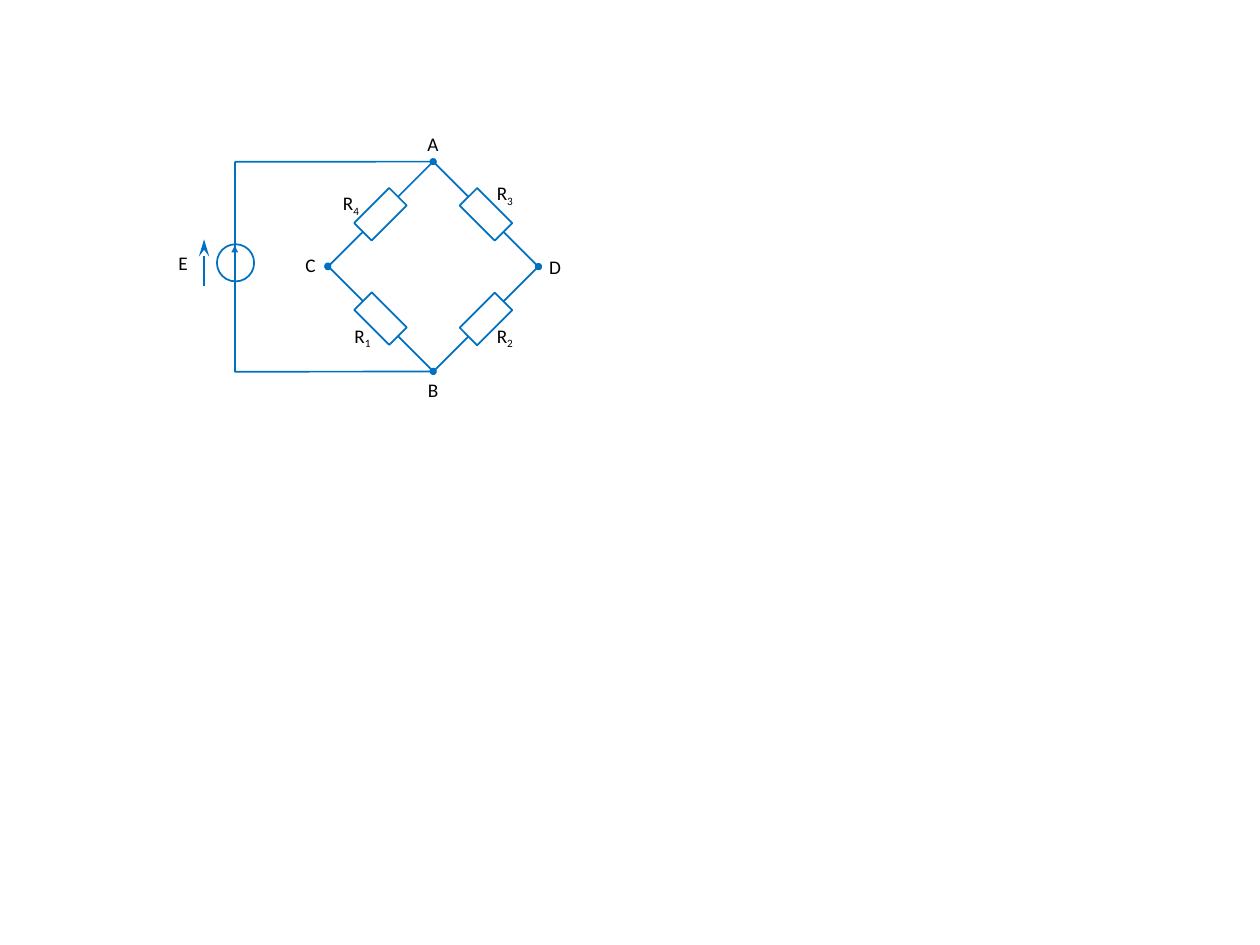
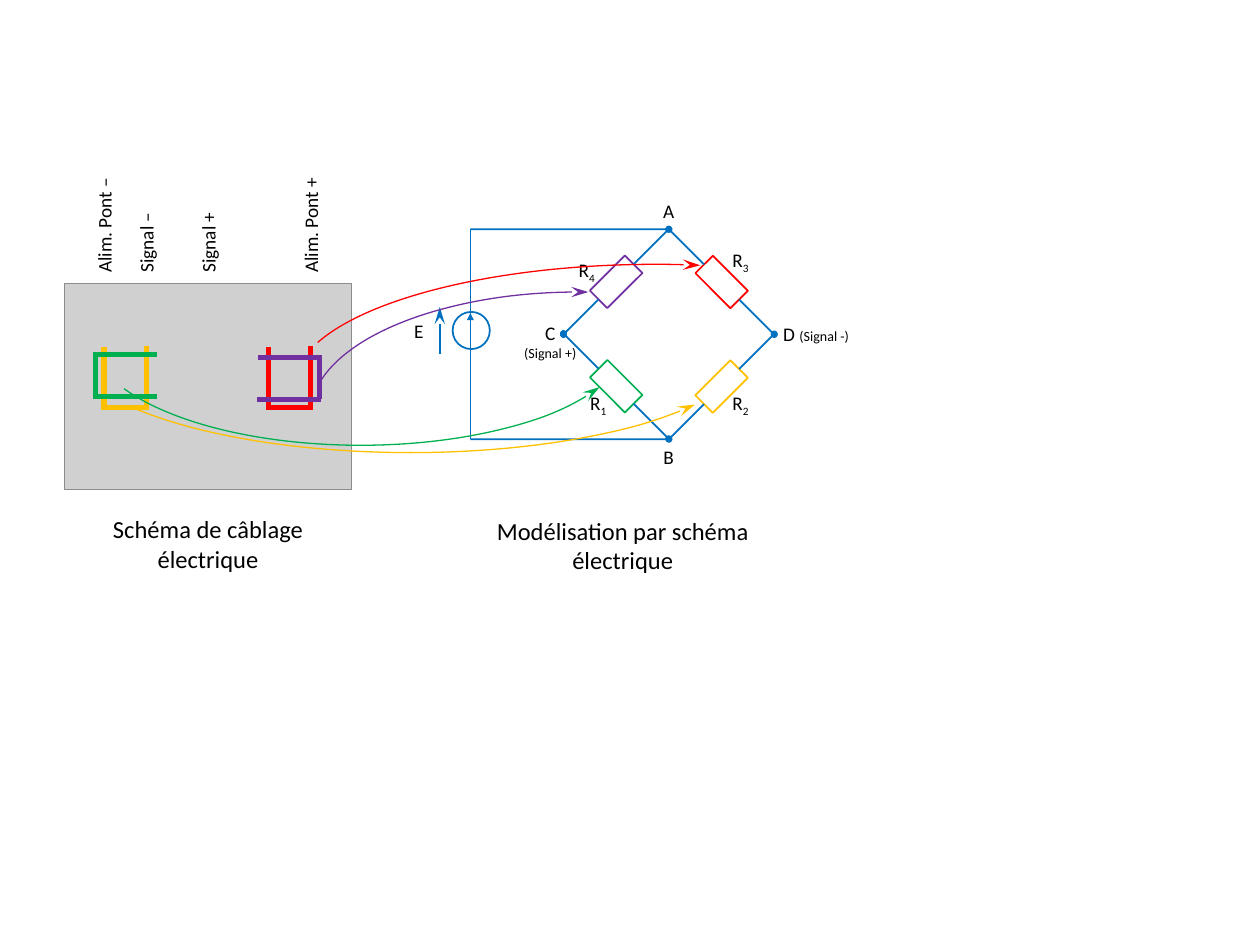
Before and after one commit to xpessoles/04_Etude_Systemes_Electriques_Analyser_Modeliser_Resoudre_Realiser, a slide deck: slide 1 of 01_DipolesSources/TD_02_JaugeExtensometrie_Wheatstone/images/Figures.pptx. Drawn at 1260x945 pixels with LibreOffice and Linux fonts; fonts in the diff are those of the drawing; grey boxes stand for pictures. Boxes give left, top, right and bottom in pixels: in the first picture for what was removed or moved away, otherwise in the second. Text is boxed around its words. In the diff, an @@ line names an element or a change of style, - is before the commit and + after.

```diff
--- a/01_DipolesSources/TD_02_JaugeExtensometrie_Wheatstone/images/Figures.pptx
+++ b/01_DipolesSources/TD_02_JaugeExtensometrie_Wheatstone/images/Figures.pptx
@@ arc (boxed as its full ellipse) added at [64,229,756,452], outline #FFC000 0.75 pt @@
@@ arc (boxed as its full ellipse) added at [88,222,633,445], outline #00B050 0.75 pt @@
@@ group added at [64,195,352,490]: 4 texts, 1 picture @@
+Alim. Pont –
+Alim. Pont +
+Signal –
+Signal +
@@ arc (boxed as its full ellipse) added at [294,265,1017,509], outline #FF0000 0.75 pt @@
@@ rectangle at [590,255,642,308]: outline #0070C0 1 pt to #7030A0 1 pt @@
@@ 9 arrows, 3 texts, 3 lines, 3 rectangles, 1 ellipse: place and size @@
-9 arrows, 3 texts, 3 lines, 3 rectangles, 1 ellipse at [204,161,539,397]
+9 arrows, 3 texts, 3 lines, 3 rectangles, 1 ellipse at [440,229,775,464]
@@ rectangle at [696,255,748,308]: outline #0070C0 1 pt to #FF0000 1 pt @@
@@ arc (boxed as its full ellipse) added at [311,292,849,537], outline #7030A0 0.75 pt @@
@@ text "C": place and size @@
-text "C" at [305,259,315,272]
+text "C" at [524,327,562,361]
@@ text at [783,328,837,344]: text changed; size 11 to 8 pt @@
-D
+D (Signal -)
@@ line added from (156, 354) to (93, 354), #00B050 3 pt @@
@@ line added from (96, 397) to (96, 354), #00B050 3 pt @@
@@ line added from (105, 346) to (105, 411), #FFC000 3 pt @@
@@ line added from (146, 346) to (146, 410), #FFC000 3 pt @@
@@ line added from (258, 358) to (321, 358), #7030A0 3 pt @@
@@ line added from (268, 346) to (268, 411), #FF0000 3 pt @@
@@ line added from (311, 346) to (311, 410), #FF0000 3 pt @@
@@ line added from (319, 399) to (319, 358), #7030A0 3 pt @@
@@ text at [524,348,562,361]: paragraph added @@
+(Signal +)
@@ rectangle at [590,360,642,412]: outline #0070C0 1 pt to #00B050 1 pt @@
@@ 4 texts, 1 arrow, 1 rectangle: place and size @@
-4 texts, 1 arrow, 1 rectangle at [178,138,539,372]
+4 texts, 1 arrow, 1 rectangle at [414,205,775,438]
@@ rectangle at [696,360,748,412]: outline #0070C0 1 pt to #FFC000 1 pt @@
@@ line added from (158, 397) to (93, 397), #00B050 3 pt @@
@@ line added from (146, 408) to (105, 408), #FFC000 3 pt @@
@@ line added from (257, 399) to (321, 399), #7030A0 3 pt @@
@@ line added from (311, 408) to (268, 408), #FF0000 3 pt @@
@@ text added at [113,521,303,572], 14 pt, text #000000 @@
+Schéma de câblage électrique
@@ text added at [497,523,748,573], 14 pt, text #000000 @@
+Modélisation par schéma électrique
```
Also in this commit, not shown: 4 other files.
